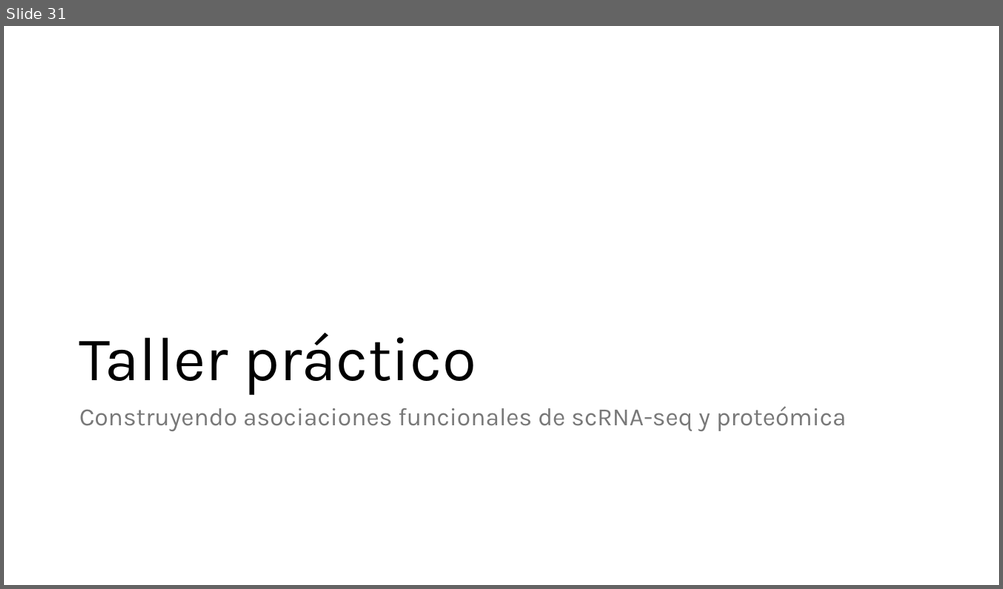
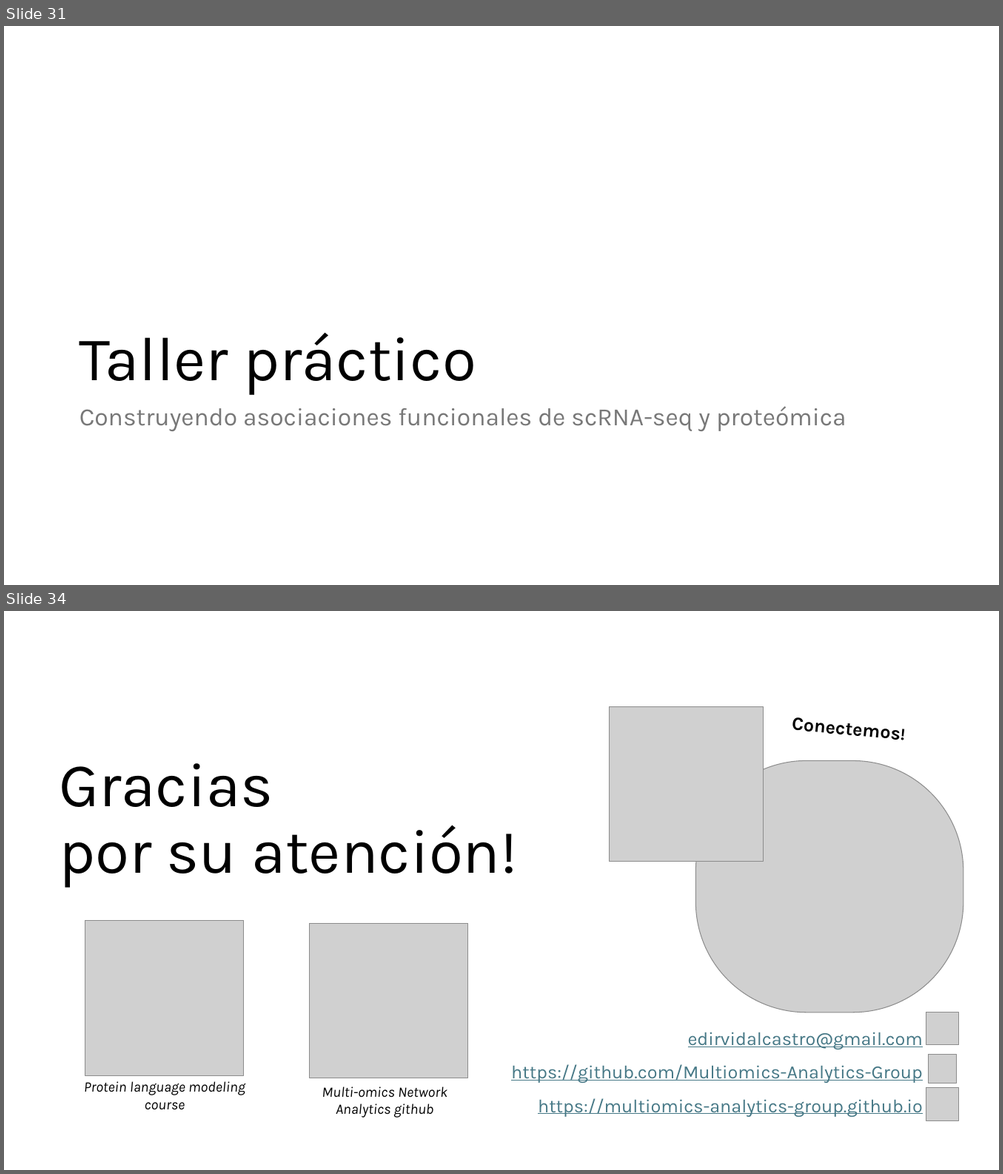
Before and after one commit to edircoli/taller-genbio, a slide deck: slides/byos_ppt.pptx. Shown one above the other, each under a label of ours: slide 31 before the commit, slides 31 and 34 after it; the slides between them are not shown. The pictures are 1003x589 and 1003x1174 pixels, drawn with LibreOffice and Linux fonts; fonts in the diff are those of the drawing; grey boxes stand for pictures. Boxes give left, top, right and bottom in pixels: in the first picture for what was removed or moved away, otherwise in the second. Text is boxed around its words. In the diff, an @@ line names an element or a change of style, - is before the commit and + after.

```diff
--- a/slides/byos_ppt.pptx
+++ b/slides/byos_ppt.pptx
@@ slide 34 added at <box>4,611,999,1170</box>, background #FFFFFF @@
@@ picture added at <box>609,707,763,862</box> @@
@@ text added at <box>782,707,915,749</box>, 18 pt, text #000000, bold @@
+Conectemos!
@@ title added at <box>59,763,518,888</box>, 60 pt, text #000000 @@
+Gracias
+por su atención!
@@ picture added at <box>696,761,964,1013</box> @@
@@ picture added at <box>85,920,244,1076</box> @@
@@ picture added at <box>309,923,467,1078</box> @@
@@ text added at <box>511,1032,922,1117</box>, 18 pt, text #467886, underline @@
+edirvidalcastro@gmail.com
+https://github.com/Multiomics-Analytics-Group
+https://multiomics-analytics-group.github.io
@@ picture added at <box>926,1013,959,1046</box> @@
@@ picture added at <box>928,1055,956,1083</box> @@
@@ text added at <box>84,1082,245,1111</box>, 14 pt, text #000000, italic @@
+Protein language modeling course
@@ text added at <box>321,1087,447,1118</box>, 14 pt, text #000000, italic @@
+Multi-omics Network Analytics github
@@ picture added at <box>925,1088,959,1122</box> @@
```
Also in this commit, not shown: 2 slides changed.
